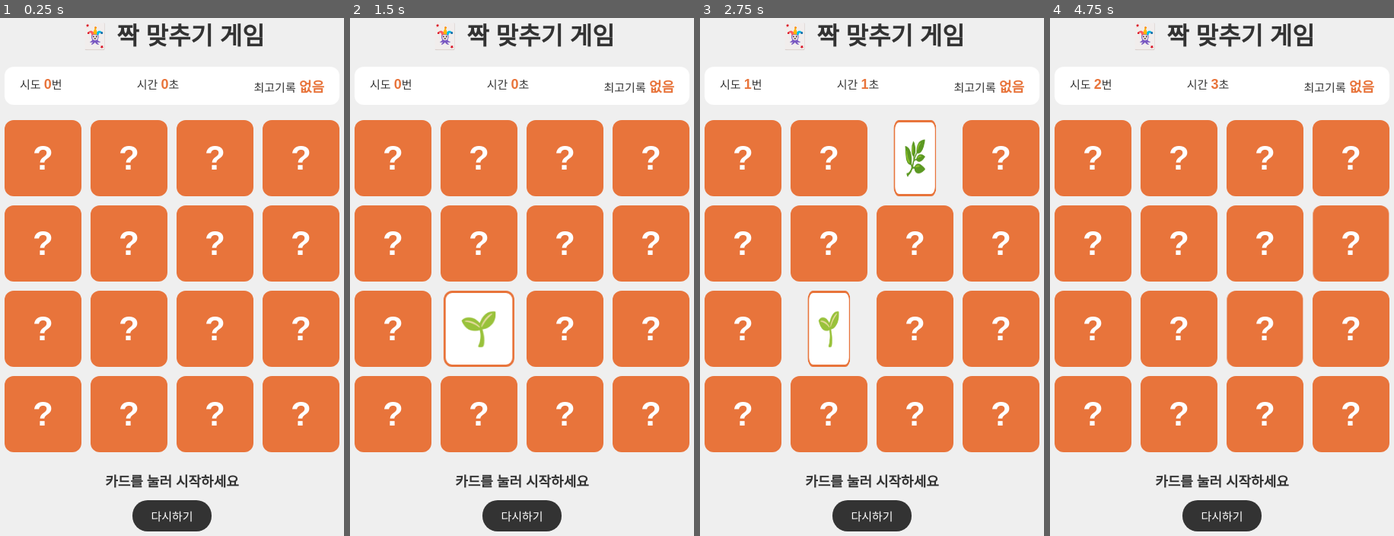
Above: before the commit, frames 1-4 (left to right).
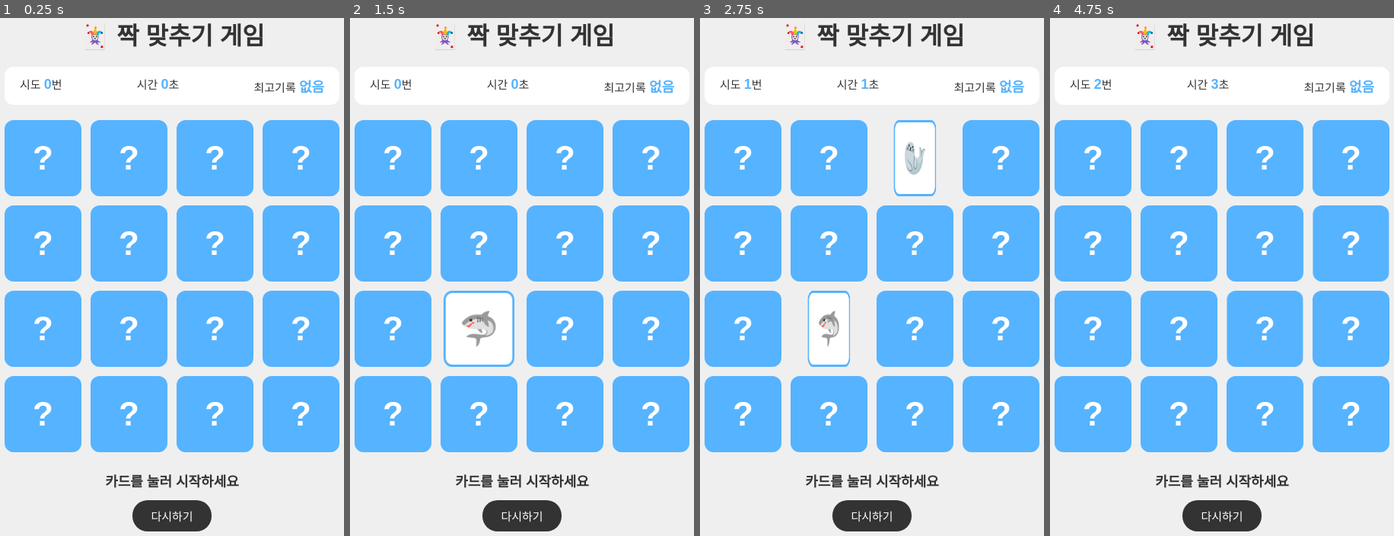
Above: after the commit, the same moments.

Repository: realdam12/pairgame
Game: browser game, page index.html
Same seed, same stepped clock (60 frames per second), same inputs: the game is played once before the commit and once after it.
Inputs:
- Up to frame 1 (0.25 s): no input
- Up to frame 2 (1.5 s): click "? 🌱" (after the commit: "? 🦈") at 1.27 s
- Up to frame 3 (2.75 s): click "? 🌿" (after the commit: "? 🦭") at 1.87 s; click "? 🌵" (after the commit: "? 🪼") at 2.47 s
- Up to frame 4 (4.75 s): click "? 🌵" (after the commit: "? 🪼") at 3.07 s; click "? ☘️" (after the commit: "? 🐟") at 3.67 s; click "? 🪴" (after the commit: "? 🐳") at 4.27 s

The runs differ from the first frame. In frame 1, 51% of the frame differs, in the area x 1-99%, y 11-84%; in frame 2, 49%; in frame 3, 46%; in frame 4, 51%.

Commit message:
Initial commit

Diff:
--- a/css/stylel.css
+++ b/css/stylel.css
@@ -40,7 +40,7 @@
     margin-bottom: 20px;
 }
 .status strong {
-    color:#e8743b;
+    color:#56b3ff;
     font-size: 18px;
 }
 .board {
@@ -69,12 +69,12 @@
     backface-visibility: hidden;
 }
 .card .front {
-    background-color: #e8743b;
+    background-color: #56b3ff;
     color:#fff;
     font-weight: bold;
 }
 .card .back {
-    border: 3px solid #e8743b;
+    border: 3px solid #56b3ff;
     background-color: #fff;
     transform: rotateY(180deg);
 }
@@ -108,5 +108,5 @@
 }
 
 .restart:hover{
-    background-color: #e8743b;
+    background-color: #56b3ff;
 }
--- a/js/app.js
+++ b/js/app.js
@@ -5,7 +5,7 @@
 const message = document.querySelector('.message')
 const btnRestart = document.querySelector('.restart')
 
-const emojis = ['☘️', '🌱', '🪴', '🌲', '🌳', '🌿', '🌵', '🌴'];
+const emojis = ['🐟', '🦈', '🐳', '🫍', '🐬', '🦭', '🪼', '🦑'];
 
 const makeCards = () => [...emojis, ...emojis]
 
@@ -36,8 +36,6 @@
     }
     return arr
 }
-
-// render(shuffle(makeCards()))
 
 let first = null
 let second = null
